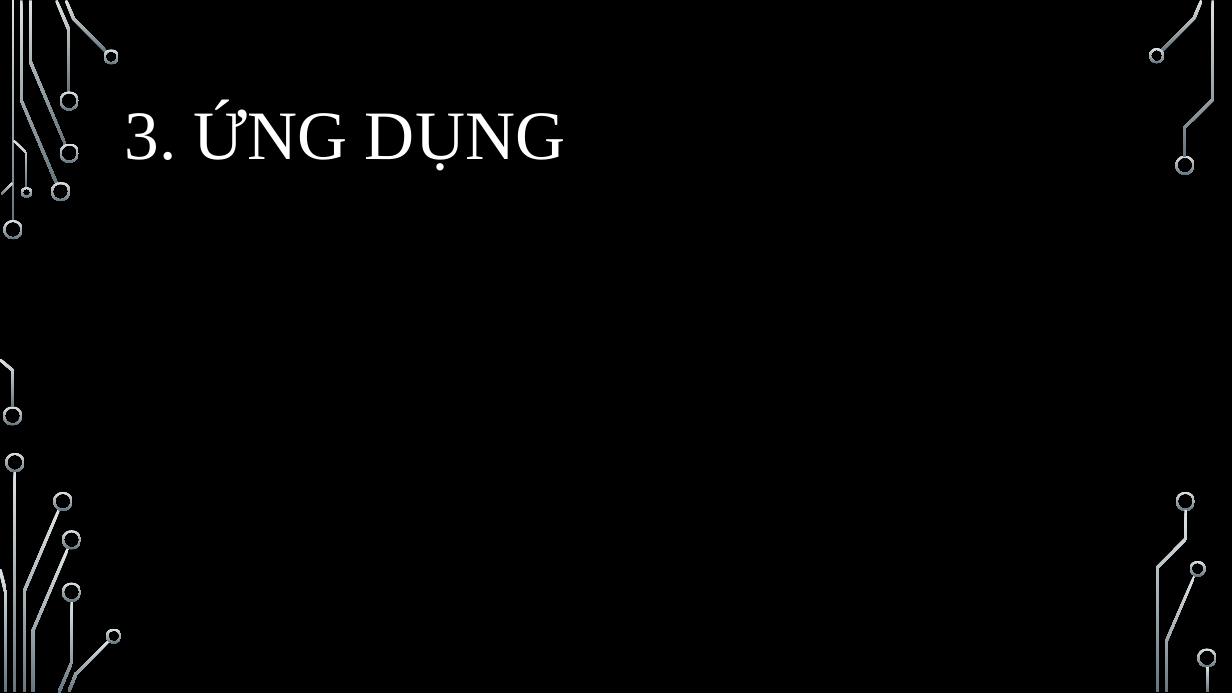
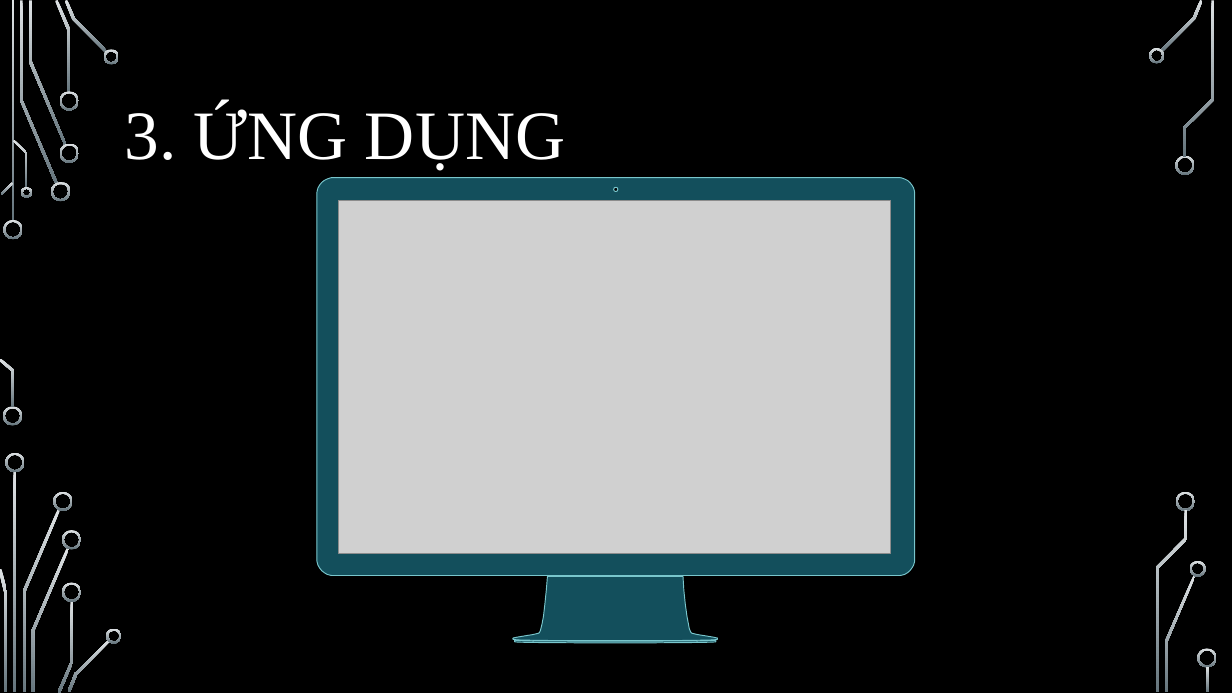
Before and after one commit to kiet1022/DoanHoiIT, a slide deck: slide 9 of FileBC/SlideBaoCaoVer2NotComplete.pptx. Drawn at 1232x693 pixels with LibreOffice and Linux fonts; fonts in the diff are those of the drawing; grey boxes stand for pictures; background and template pictures are left out. Boxes give left, top, right and bottom in pixels: in the first picture for what was removed or moved away, otherwise in the second. Text is boxed around its words. In the diff, an @@ line names an element or a change of style, - is before the commit and + after.

Commit message:
update bc

```diff
--- a/FileBC/SlideBaoCaoVer2NotComplete.pptx
+++ b/FileBC/SlideBaoCaoVer2NotComplete.pptx
@@ freeform shape added at (317,177,915,642), fill #134F5C, outline #79C6CC 0.75 pt @@
@@ picture added at (339,201,891,554) @@
```
Also in this commit, not shown: 13 slides added, 5 slides removed.
